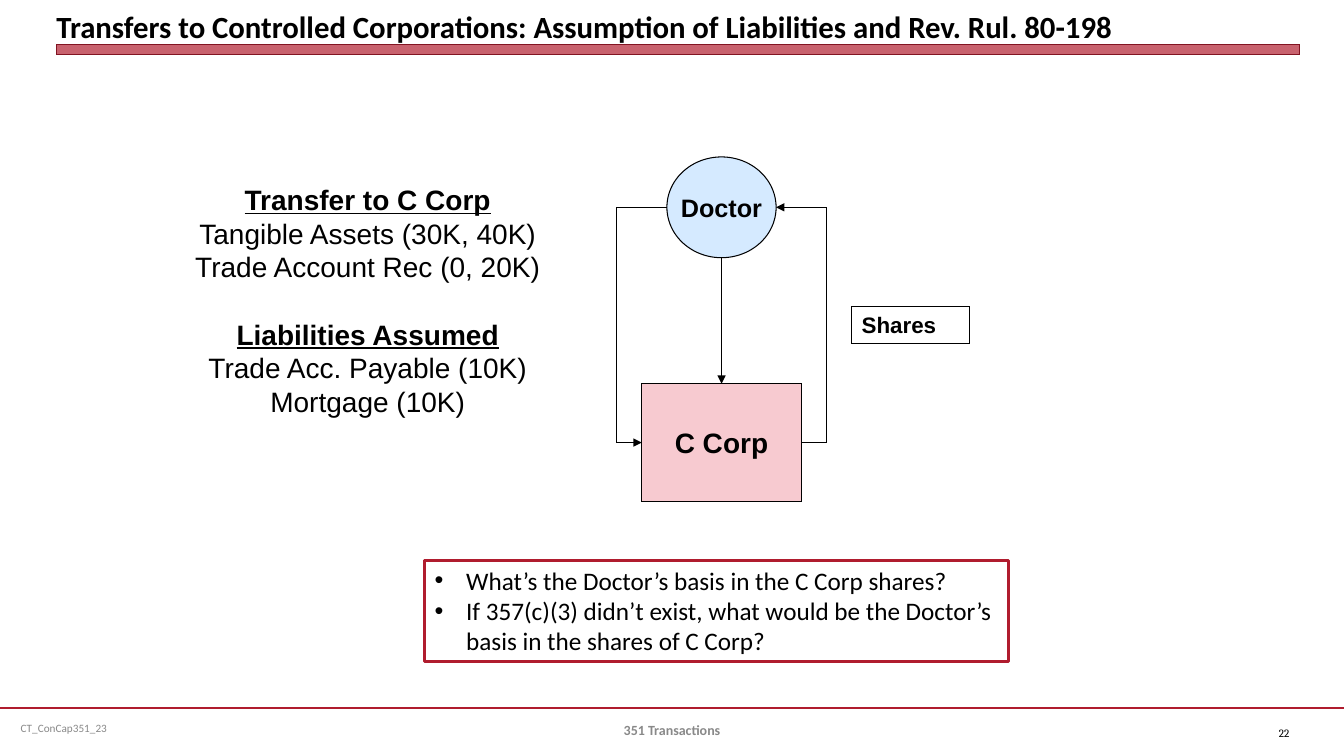
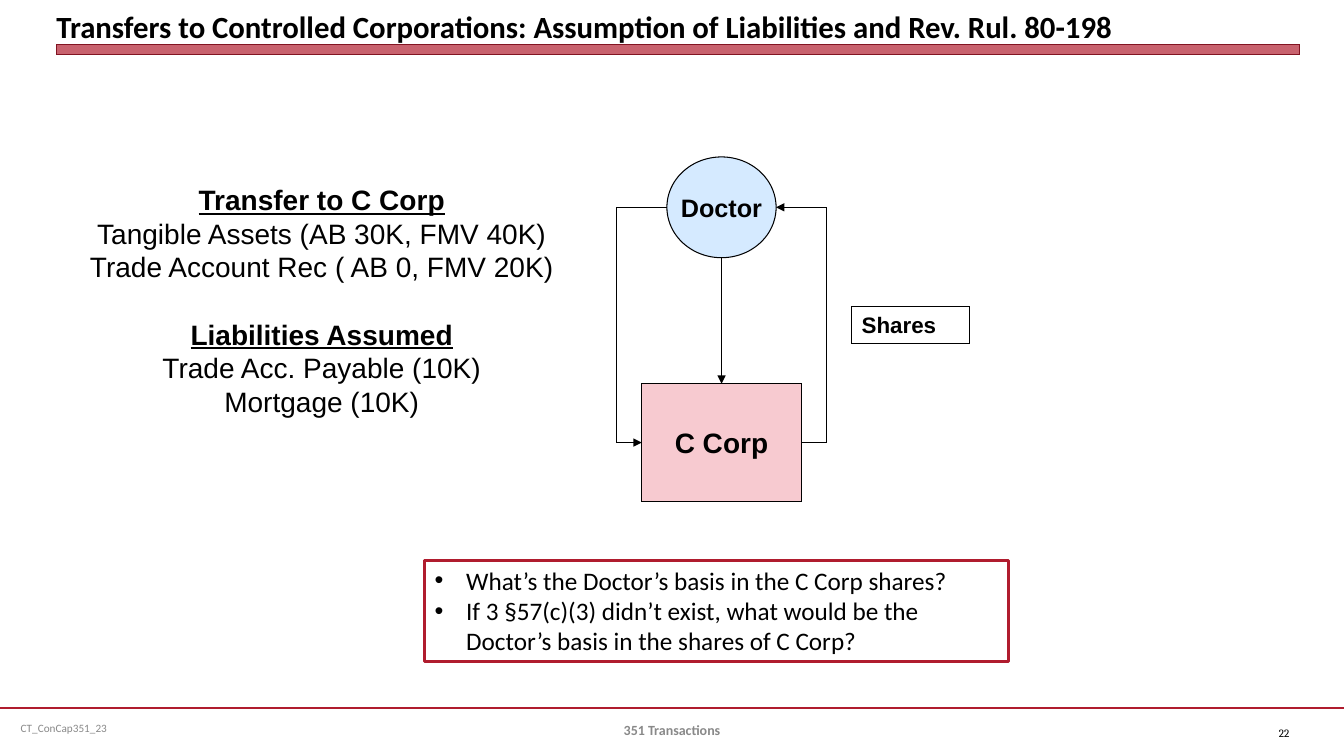
Before and after one commit to jmc877/Corporate-Tax, a slide deck: slide 22 of slides/CT_ConCap351_23.pptx. Drawn at 1344x756 pixels with LibreOffice and Linux fonts; fonts in the diff are those of the drawing. Boxes give left, top, right and bottom in pixels: in the first picture for what was removed or moved away, otherwise in the second. Text is boxed around its words. In the diff, an @@ line names an element or a change of style, - is before the commit and + after.

```diff
--- a/slides/CT_ConCap351_23.pptx
+++ b/slides/CT_ConCap351_23.pptx
@@ text "Transfer to C Corp": place and size @@
-text "Transfer to C Corp" at box(195, 189, 540, 417)
+text "Transfer to C Corp" at box(90, 189, 553, 417)
@@ text at box(90, 223, 553, 283): text changed @@
-Tangible Assets (30K, 40K)
-Trade Account Rec (0, 20K)
+Tangible Assets (AB 30K, FMV 40K)
+Trade Account Rec ( AB 0, FMV 20K)
@@ text in rectangle at box(466, 601, 918, 654): text changed @@
-• If 357(c)(3) didn’t exist, what would be the Doctor’s basis in the shares of C Corp?
+• If 3 §57(c)(3) didn’t exist, what would be the Doctor’s basis in the shares of C Corp?
```
Also in this commit, not shown: 6 other slides changed, 1 other file.
